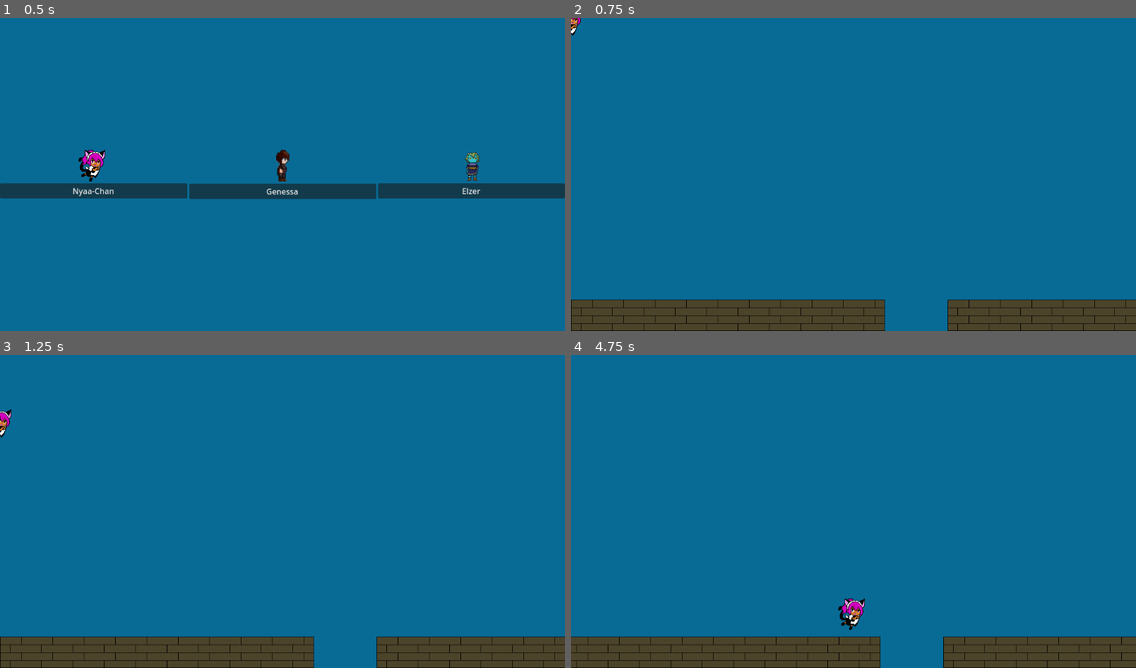
Above: before the commit, frames 1-4 (two rows, left to right).
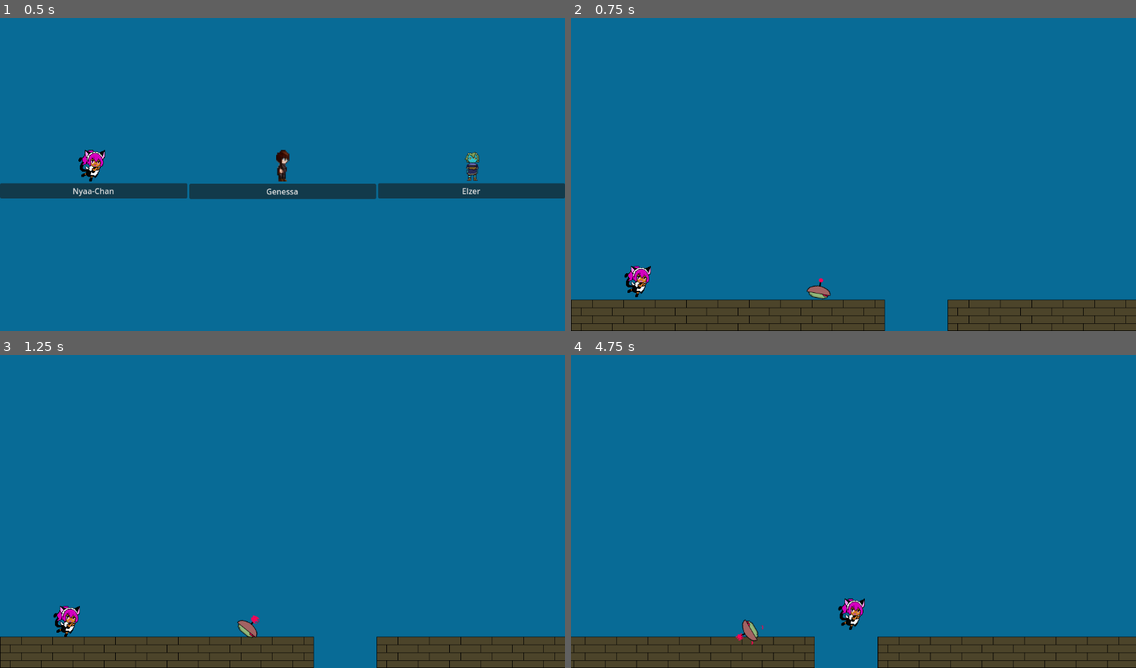
Above: after the commit, the same moments.

Repository: ephreal/RetroactiveRadiocarbons
Game: Godot game, scene res://Assets/menus/character select/Character Select.tscn
Same seed, same stepped clock (60 frames per second), same inputs: the game is played once before the commit and once after it. This scene is started directly instead of the project's main scene.
Inputs:
- Up to frame 1 (0.5 s): no input
- Up to frame 2 (0.75 s): click "Nyaa-Chan" at 0.5 s
- Up to frame 3 (1.25 s): no input
- Up to frame 4 (4.75 s): hold Right (ui_right) 1.28-2.78 s; tap Space (jump) at 1.52, 2.27, 3.77, 4.52 s; hold Left (ui_left) 2.78-3.53 s; hold Right (ui_right) from 3.53 s (still down)

Frame 1 is identical in both runs. In frame 2, 0.5% of the frame differs, in the area x 0-46%, y 0-90%; in frame 3, 0.6%; in frame 4, 2.8%, in the area x 0-98%, y 84-100%.

Commit message:
Begins work on zapper

Diff:
--- a/Assets/areas/brick completion area/Brick Completion Area.gd
+++ b/Assets/areas/brick completion area/Brick Completion Area.gd
@@ -9,12 +9,7 @@
 	self.timer.start(1)
 	self.time_label = self.get_node("Time/Time")
 
-# Called every frame. 'delta' is the elapsed time since the previous frame.
-func _process(delta):
-	pass
-
-
-func _on_area_2d_body_entered(body):
+func _on_area_2d_body_entered(_body):
 	self.timer.stop()
 	var minutes = "00"
 	var seconds
--- a/Assets/areas/exit area/Exit Area.gd
+++ b/Assets/areas/exit area/Exit Area.gd
@@ -5,13 +5,7 @@
 func _ready():
 	pass # Replace with function body.
 
-
-# Called every frame. 'delta' is the elapsed time since the previous frame.
-func _process(delta):
-	pass
-
-
-func _on_body_entered(body):
+func _on_body_entered(_body):
 	var next = GameVars.ACTIVE_LEVEL.next_level
 
 	if next == null:
--- a/Assets/areas/hidden area/Hidden Area.gd
+++ b/Assets/areas/hidden area/Hidden Area.gd
@@ -11,10 +11,10 @@
 	pass # Replace with function body.
 
 
-func _on_body_entered(body):
+func _on_body_entered(_body):
 	self.visible = false
 
 
 
-func _on_body_exited(body):
+func _on_body_exited(_body):
 	self.visible = true
--- /dev/null
+++ b/Assets/areas/player spawn/Player Spawn.gd
@@ -0,0 +1,19 @@
+extends Area2D
+
+
+# Called when the node enters the scene tree for the first time.
+func _ready():
+	self.spawn()
+
+
+# Called every frame. 'delta' is the elapsed time since the previous frame.
+func _process(delta):
+	pass
+
+
+func spawn():
+	self.get_parent().add_child.call_deferred(Player.player_object)
+	Player.player_object.position = self.position
+
+func respawn():
+	Player.player_object.position = self.position
--- /dev/null
+++ b/Assets/areas/player spawn/Player Spawn.tscn
@@ -0,0 +1,13 @@
+[gd_scene load_steps=3 format=3 uid="uid://bommdg0gsy36a"]
+
+[ext_resource type="Script" path="res://Assets/areas/player spawn/Player Spawn.gd" id="1_i7sr3"]
+
+[sub_resource type="RectangleShape2D" id="RectangleShape2D_c8jdg"]
+size = Vector2(64, 64)
+
+[node name="Player Spawn" type="Area2D"]
+script = ExtResource("1_i7sr3")
+
+[node name="CollisionShape2D" type="CollisionShape2D" parent="."]
+position = Vector2(0, 15.5)
+shape = SubResource("RectangleShape2D_c8jdg")
--- a/Assets/areas/respawn area/Respawn Area.gd
+++ b/Assets/areas/respawn area/Respawn Area.gd
@@ -6,5 +6,5 @@
 	pass # Replace with function body.
 
 
-func _on_body_entered(body):
+func _on_body_entered(_body):
 	Player.respawn()
--- a/Assets/creatures/frog/Frog.gd
+++ b/Assets/creatures/frog/Frog.gd
@@ -13,12 +13,7 @@
 	self.rng.randomize()
 	self.choose_option()
 
-
-# Called every frame. 'delta' is the elapsed time since the previous frame.
-func _process(delta):
-	pass
-
-func _physics_process(delta):
+func _physics_process(_delta):
 
 	self.velocity.y += GameVars.GRAVITY
 	if self.is_on_wall():
--- /dev/null
+++ b/Assets/creatures/zapper/Zapper Blast.gd
@@ -0,0 +1,9 @@
+extends CharacterBody2D
+
+
+const SPEED = 200
+
+func _physics_process(delta):
+	# Add the gravity.
+
+	move_and_slide()
--- /dev/null
+++ b/Assets/creatures/zapper/Zapper Blast.tscn
@@ -0,0 +1,23 @@
+[gd_scene load_steps=4 format=3 uid="uid://cnieop4qkimi7"]
+
+[ext_resource type="Script" path="res://Assets/creatures/zapper/Zapper Blast.gd" id="1_k6kjb"]
+[ext_resource type="Texture2D" uid="uid://dga6pdfomb01m" path="res://Assets/images/creatures/zapper/zapper_blast.png" id="1_tgfpx"]
+
+[sub_resource type="CapsuleShape2D" id="CapsuleShape2D_a45qx"]
+radius = 11.1304
+height = 22.2609
+
+[node name="Zapper Blast" type="CharacterBody2D"]
+scale = Vector2(0.25, 0.25)
+script = ExtResource("1_k6kjb")
+
+[node name="ZapperCollision" type="CollisionShape2D" parent="."]
+scale = Vector2(0.625, 1.4375)
+shape = SubResource("CapsuleShape2D_a45qx")
+
+[node name="ZapperSprite" type="Sprite2D" parent="."]
+texture = ExtResource("1_tgfpx")
+metadata/_edit_lock_ = true
+
+[node name="Timer" type="Timer" parent="."]
+wait_time = 3.0
--- /dev/null
+++ b/Assets/creatures/zapper/Zapper.gd
@@ -0,0 +1,89 @@
+extends CharacterBody2D
+
+
+const SPEED = 300.0
+const ROTATION_SPEED = 1
+
+var patrol_amount = 0
+var selection
+var options
+var animations
+var attacking
+var firing_point
+var firing_timer
+var blaster = preload("res://Assets/creatures/zapper/Zapper Blast.tscn")
+
+func _ready():
+	self.selection = RandomNumberGenerator.new()
+	self.selection.randomize()
+	self.animations = self.get_node("AnimatedSprite2D")
+	self.options = ["patrol", "think"]
+	self.attacking = false
+	self.firing_point = self.get_node("AnimatedSprite2D/FirePoint")
+	self.firing_timer = self.get_node("FiringTimer")
+
+func animate():
+	self.animations.stop()
+
+	if self.animations.animation == "turn":
+		self.swap_h()
+
+	# If this zapper is patrolling, lower the amount of times it should
+	# continue to patrol before continuing on.
+	if self.patrol_amount > 0:
+		self.patrol_amount -= 1
+		return
+
+	if self.attacking:
+		self.attacking = false
+
+
+func blast():
+	var zapper_blast = self.blaster.instantiate()
+	self.get_parent().add_child(zapper_blast)
+	zapper_blast.position = self.firing_point.global_position
+
+func attack():
+	self.animations.play("zap")
+	self.firing_timer.start(1)
+	self.attacking = true
+
+
+func swap_h():
+	# Toggles the flip_h var
+	if self.animations.flip_h:
+		self.animations.flip_h = false
+	else:
+		self.animations.flip_h = true
+
+	self.animations.play("idle")
+
+func turn_around():
+	self.animations.play("turn")
+
+func _process(_delta):
+	if self.near_player() and not self.attacking:
+		pass
+
+func near_player():
+	var distance = Player.player_object.global_position - self.global_position
+	if distance.length() < 400:
+		return true
+	return false
+
+func face_player(delta):
+	var direction = Player.player_object.global_position - self.global_position
+	var angle_to = $AnimatedSprite2D.transform.x.angle_to(direction)
+	$AnimatedSprite2D.rotate(sign(angle_to + 50) * min(delta * self.ROTATION_SPEED, abs(angle_to)))
+
+func _physics_process(delta):
+	if self.near_player():
+		# Rotate to face the player
+		self.face_player(delta)
+		if not self.attacking:
+			self.attack()
+	move_and_slide()
+
+
+func _on_firing_timer_timeout():
+	self.blast()
--- /dev/null
+++ b/Assets/creatures/zapper/Zapper.tscn
@@ -0,0 +1,225 @@
+[gd_scene load_steps=29 format=3 uid="uid://dxf6nb6slpmyx"]
+
+[ext_resource type="Texture2D" uid="uid://csa7xvgo41fab" path="res://Assets/images/creatures/zapper/zapper.png" id="1_f1lco"]
+[ext_resource type="Script" path="res://Assets/creatures/zapper/Zapper.gd" id="1_lv8jm"]
+
+[sub_resource type="AtlasTexture" id="AtlasTexture_2maxc"]
+atlas = ExtResource("1_f1lco")
+region = Rect2(0, 0, 66, 66)
+
+[sub_resource type="AtlasTexture" id="AtlasTexture_yo0ow"]
+atlas = ExtResource("1_f1lco")
+region = Rect2(0, 0, 66, 66)
+
+[sub_resource type="AtlasTexture" id="AtlasTexture_hd88s"]
+atlas = ExtResource("1_f1lco")
+region = Rect2(66, 0, 66, 66)
+
+[sub_resource type="AtlasTexture" id="AtlasTexture_km218"]
+atlas = ExtResource("1_f1lco")
+region = Rect2(132, 0, 66, 66)
+
+[sub_resource type="AtlasTexture" id="AtlasTexture_1yjof"]
+atlas = ExtResource("1_f1lco")
+region = Rect2(198, 0, 66, 66)
+
+[sub_resource type="AtlasTexture" id="AtlasTexture_v0110"]
+atlas = ExtResource("1_f1lco")
+region = Rect2(0, 198, 66, 66)
+
+[sub_resource type="AtlasTexture" id="AtlasTexture_deu1u"]
+atlas = ExtResource("1_f1lco")
+region = Rect2(66, 198, 66, 66)
+
+[sub_resource type="AtlasTexture" id="AtlasTexture_73c6n"]
+atlas = ExtResource("1_f1lco")
+region = Rect2(132, 198, 66, 66)
+
+[sub_resource type="AtlasTexture" id="AtlasTexture_s6slk"]
+atlas = ExtResource("1_f1lco")
+region = Rect2(198, 198, 66, 66)
+
+[sub_resource type="AtlasTexture" id="AtlasTexture_mghi2"]
+atlas = ExtResource("1_f1lco")
+region = Rect2(66, 198, 66, 66)
+
+[sub_resource type="AtlasTexture" id="AtlasTexture_k8amv"]
+atlas = ExtResource("1_f1lco")
+region = Rect2(0, 198, 66, 66)
+
+[sub_resource type="AtlasTexture" id="AtlasTexture_xooat"]
+atlas = ExtResource("1_f1lco")
+region = Rect2(0, 132, 66, 66)
+
+[sub_resource type="AtlasTexture" id="AtlasTexture_y2jym"]
+atlas = ExtResource("1_f1lco")
+region = Rect2(66, 132, 66, 66)
+
+[sub_resource type="AtlasTexture" id="AtlasTexture_lk4k2"]
+atlas = ExtResource("1_f1lco")
+region = Rect2(132, 132, 66, 66)
+
+[sub_resource type="AtlasTexture" id="AtlasTexture_qhhed"]
+atlas = ExtResource("1_f1lco")
+region = Rect2(198, 132, 66, 66)
+
+[sub_resource type="AtlasTexture" id="AtlasTexture_keyyo"]
+atlas = ExtResource("1_f1lco")
+region = Rect2(0, 0, 66, 66)
+
+[sub_resource type="AtlasTexture" id="AtlasTexture_kgxm4"]
+atlas = ExtResource("1_f1lco")
+region = Rect2(0, 66, 66, 66)
+
+[sub_resource type="AtlasTexture" id="AtlasTexture_c623i"]
+atlas = ExtResource("1_f1lco")
+region = Rect2(66, 66, 66, 66)
+
+[sub_resource type="AtlasTexture" id="AtlasTexture_4rit4"]
+atlas = ExtResource("1_f1lco")
+region = Rect2(132, 66, 66, 66)
+
+[sub_resource type="AtlasTexture" id="AtlasTexture_ucoe5"]
+atlas = ExtResource("1_f1lco")
+region = Rect2(198, 66, 66, 66)
+
+[sub_resource type="AtlasTexture" id="AtlasTexture_61apt"]
+atlas = ExtResource("1_f1lco")
+region = Rect2(132, 66, 66, 66)
+
+[sub_resource type="AtlasTexture" id="AtlasTexture_rpb5u"]
+atlas = ExtResource("1_f1lco")
+region = Rect2(66, 66, 66, 66)
+
+[sub_resource type="AtlasTexture" id="AtlasTexture_8dpd6"]
+atlas = ExtResource("1_f1lco")
+region = Rect2(0, 66, 66, 66)
+
+[sub_resource type="AtlasTexture" id="AtlasTexture_fe8kc"]
+atlas = ExtResource("1_f1lco")
+region = Rect2(0, 0, 66, 66)
+
+[sub_resource type="SpriteFrames" id="SpriteFrames_et13t"]
+animations = [{
+"frames": [{
+"duration": 1.0,
+"texture": SubResource("AtlasTexture_2maxc")
+}],
+"loop": true,
+"name": &"idle",
+"speed": 5.0
+}, {
+"frames": [{
+"duration": 1.0,
+"texture": SubResource("AtlasTexture_yo0ow")
+}, {
+"duration": 1.0,
+"texture": SubResource("AtlasTexture_hd88s")
+}, {
+"duration": 1.0,
+"texture": SubResource("AtlasTexture_km218")
+}, {
+"duration": 1.0,
+"texture": SubResource("AtlasTexture_1yjof")
+}],
+"loop": true,
+"name": &"side motion",
+"speed": 5.0
+}, {
+"frames": [{
+"duration": 1.0,
+"texture": SubResource("AtlasTexture_v0110")
+}, {
+"duration": 1.0,
+"texture": SubResource("AtlasTexture_deu1u")
+}, {
+"duration": 1.0,
+"texture": SubResource("AtlasTexture_73c6n")
+}, {
+"duration": 1.0,
+"texture": SubResource("AtlasTexture_s6slk")
+}, {
+"duration": 1.0,
+"texture": SubResource("AtlasTexture_mghi2")
+}, {
+"duration": 1.0,
+"texture": SubResource("AtlasTexture_k8amv")
+}],
+"loop": true,
+"name": &"think",
+"speed": 6.0
+}, {
+"frames": [{
+"duration": 1.0,
+"texture": SubResource("AtlasTexture_xooat")
+}, {
+"duration": 1.0,
+"texture": SubResource("AtlasTexture_y2jym")
+}, {
+"duration": 1.0,
+"texture": SubResource("AtlasTexture_lk4k2")
+}, {
+"duration": 1.0,
+"texture": SubResource("AtlasTexture_qhhed")
+}],
+"loop": true,
+"name": &"turn",
+"speed": 5.0
+}, {
+"frames": [{
+"duration": 1.0,
+"texture": SubResource("AtlasTexture_keyyo")
+}, {
+"duration": 1.0,
+"texture": SubResource("AtlasTexture_kgxm4")
+}, {
+"duration": 1.0,
+"texture": SubResource("AtlasTexture_c623i")
+}, {
+"duration": 1.0,
+"texture": SubResource("AtlasTexture_4rit4")
+}, {
+"duration": 1.0,
+"texture": SubResource("AtlasTexture_ucoe5")
+}, {
+"duration": 1.0,
+"texture": SubResource("AtlasTexture_61apt")
+}, {
+"duration": 1.0,
+"texture": SubResource("AtlasTexture_rpb5u")
+}, {
+"duration": 1.0,
+"texture": SubResource("AtlasTexture_8dpd6")
+}, {
+"duration": 1.0,
+"texture": SubResource("AtlasTexture_fe8kc")
+}],
+"loop": true,
+"name": &"zap",
+"speed": 5.0
+}]
+
+[sub_resource type="CapsuleShape2D" id="CapsuleShape2D_fa531"]
+height = 44.0
+
+[node name="Zapper" type="CharacterBody2D"]
+script = ExtResource("1_lv8jm")
+
+[node name="AnimatedSprite2D" type="AnimatedSprite2D" parent="."]
+sprite_frames = SubResource("SpriteFrames_et13t")
+animation = &"zap"
+
+[node name="FirePoint" type="Marker2D" parent="AnimatedSprite2D"]
+position = Vector2(9, -23)
+
+[node name="CollisionShape2D" type="CollisionShape2D" parent="."]
+visible = false
+position = Vector2(0, 2)
+rotation = 1.5708
+shape = SubResource("CapsuleShape2D_fa531")
+
+[node name="FiringTimer" type="Timer" parent="."]
+
+[connection signal="animation_finished" from="AnimatedSprite2D" to="." method="animate"]
+[connection signal="animation_looped" from="AnimatedSprite2D" to="." method="animate"]
+[connection signal="timeout" from="FiringTimer" to="." method="_on_firing_timer_timeout"]
--- a/Assets/demos/demo1/Demo1.gd
+++ b/Assets/demos/demo1/Demo1.gd
@@ -26,5 +26,5 @@
 	self.hidden_area.visible = true
 
 
-func _on_hidden_area_body_entered_extend_camera(body):
+func _on_hidden_area_body_entered_extend_camera(_body):
 	self.player.set_camera_end(self.get_node('Sky').size.x)
--- a/Assets/levels/level1/Level1.gd
+++ b/Assets/levels/level1/Level1.gd
@@ -5,12 +5,7 @@
 
 # Called when the node enters the scene tree for the first time.
 func _ready():
-	var player = Player.player_object
+	self.player = Player.player_object
 	self.add_child(player)
 	Audio.play(music)
 	GameVars.register_active_level(self)
-
-
-# Called every frame. 'delta' is the elapsed time since the previous frame.
-func _process(delta):
-	pass
--- a/Assets/levels/level1/Level1.tscn
+++ b/Assets/levels/level1/Level1.tscn
@@ -6,6 +6,8 @@
 [ext_resource type="PackedScene" uid="uid://bliuxa04o0f1" path="res://Assets/sprites/powerups/speed powerup/Speed Powerup.tscn" id="5_tx83q"]
 [ext_resource type="PackedScene" uid="uid://bjej7e63qt2m1" path="res://Assets/creatures/frog/Frog.tscn" id="6_57anv"]
 [ext_resource type="PackedScene" uid="uid://c8fjpv26ym3ja" path="res://Assets/areas/brick completion area/Brick Completion Area.tscn" id="6_v8lh2"]
+[ext_resource type="PackedScene" uid="uid://dxf6nb6slpmyx" path="res://Assets/creatures/zapper/Zapper.tscn" id="7_ldv55"]
+[ext_resource type="PackedScene" uid="uid://bommdg0gsy36a" path="res://Assets/areas/player spawn/Player Spawn.tscn" id="8_eyceq"]
 
 [node name="Level1" type="Node2D"]
 script = ExtResource("1_towxq")
@@ -34,3 +36,12 @@
 
 [node name="Brick Completion Area" parent="." instance=ExtResource("6_v8lh2")]
 position = Vector2(10176, 0)
+
+[node name="Zapper" parent="." instance=ExtResource("7_ldv55")]
+position = Vector2(4386, 354)
+
+[node name="Zapper2" parent="." instance=ExtResource("7_ldv55")]
+position = Vector2(506, 559)
+
+[node name="Player Spawn" parent="." instance=ExtResource("8_eyceq")]
+position = Vector2(140, 528)
--- a/Assets/menus/character select/Character Select.gd
+++ b/Assets/menus/character select/Character Select.gd
@@ -7,12 +7,6 @@
 # Called when the node enters the scene tree for the first time.
 func _ready():
 	pass # Replace with function body.
-
-
-# Called every frame. 'delta' is the elapsed time since the previous frame.
-func _process(delta):
-	pass
-
 
 func _on_nyaa_select_pressed():
 	var player = load(nyaa_chan).instantiate()
Binary file added: Assets/images/creatures/zapper/zapper-static.png
Not shown, added: Assets/images/creatures/zapper/zapper-static.png.import
Binary file added: Assets/images/creatures/zapper/zapper.png
Not shown, added: Assets/images/creatures/zapper/zapper.png.import
Binary file added: Assets/images/creatures/zapper/zapper_blast.png
Not shown, added: Assets/images/creatures/zapper/zapper_blast.png.import
Not shown: 1 places in Assets/levels/level1/Level1.tscn that only renumber resources
